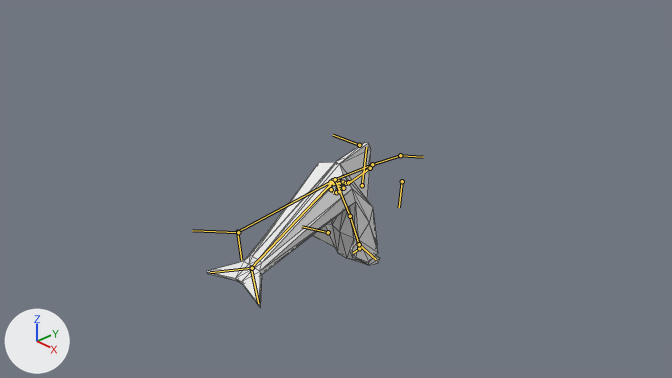
A saved change to the Blender file blender/Pink_pokemon.blend.
Both versions are drawn from the file's camera 'Camera'. Every picture has the same lights, and +X, +Y and +Z are marked at lower left. Both versions are drawn at the pose saved in each file; the numbers are the values there. The bones that bend it are drawn over the model as lines. Mesh edges are drawn as thin lines.

The first picture shows 'Dolphin'.
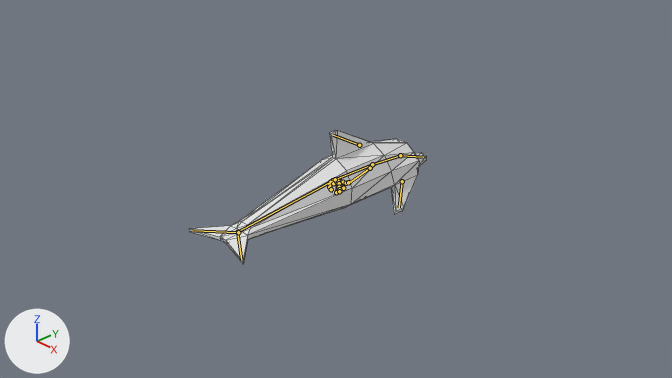
Where the change shows, as pixel boxes (x1, y1, x2, y2) in the pictures (672 x 378 px):
'Dolphin', posed (37% wider, 19% shorter): before (206, 142, 380, 308); after (189, 130, 427, 264)
bone 'body_forward', root to tip: before (335, 179) to (350, 216); after (335, 179) to (372, 164)
bone 'nose', root to tip: before (359, 244) to (376, 259); after (400, 155) to (423, 157)
bone 'body_backwards', root to tip: before (335, 179) to (251, 268); after (335, 179) to (237, 232)

Diff of the bpy script that builds the scene:
```diff
--- a/blender/Pink_pokemon.blend.py
+++ b/blender/Pink_pokemon.blend.py
@@ bone_body_forward @@
 bone_body_forward = bpy.data.objects['Dolphin_Armature'].pose.bones['body_forward']
-bone_body_forward.rotation_euler = (-1.169, 0.0, 0.0)  # degrees (-67, 0, 0)
+bone_body_forward.rotation_euler = (0.0, 0.0, 0.0)  # degrees (0, 0, 0)
@@ bone_nose @@
 bone_nose = bpy.data.objects['Dolphin_Armature'].pose.bones['nose']  # child of 'body_forward2'
-bone_nose.rotation_euler = (0.663, 0.0175, 0.0)  # degrees (38, 1, 0)
+bone_nose.rotation_euler = (0.0175, 0.0175, -0.0175)  # degrees (1, 1, -1)
@@ bone_body_backwards @@
 bone_body_backwards = bpy.data.objects['Dolphin_Armature'].pose.bones['body_backwards']
-bone_body_backwards.rotation_euler = (-0.367, 0.0, 0.0)  # degrees (-21, 0, 0)
+bone_body_backwards.rotation_euler = (0.0, 0.0, 0.0)  # degrees (0, 0, 0)
```
